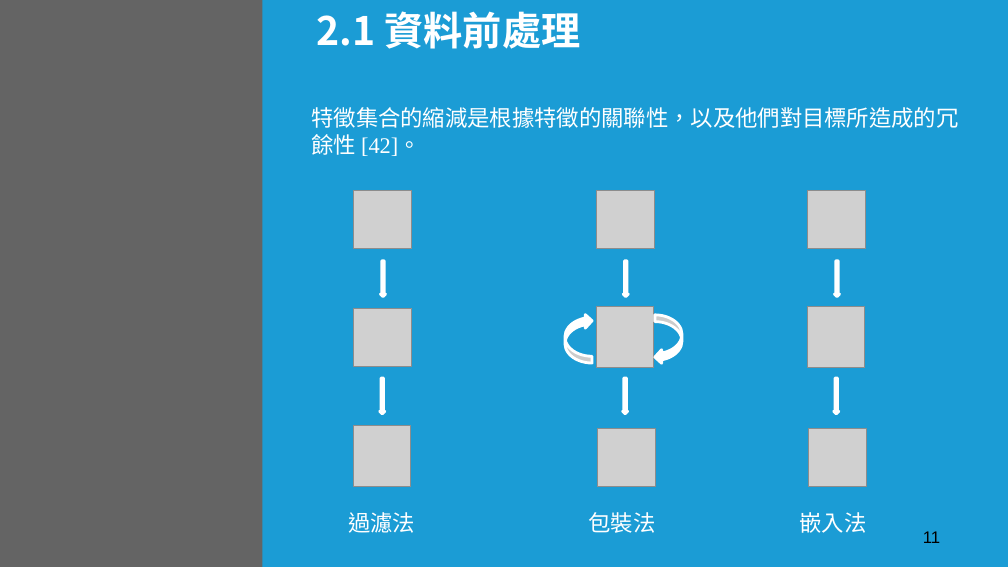
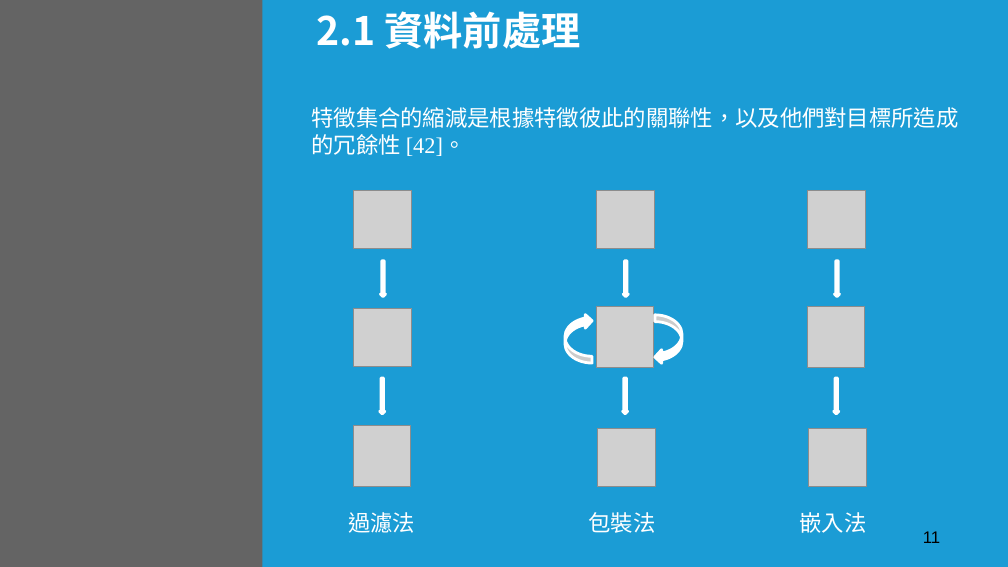
Before and after one commit to add11013/AI, a slide deck: slide 11 of Master Dissertation/碩士論文.pptx. Drawn at 1008x567 pixels with LibreOffice and Linux fonts; fonts in the diff are those of the drawing; grey boxes stand for pictures; background and template pictures are left out; a plain dark background stands for a picture behind light text. Boxes give left, top, right and bottom in pixels: in the first picture for what was removed or moved away, otherwise in the second. Text is boxed around its words. In the diff, an @@ line names an element or a change of style, - is before the commit and + after.

```diff
--- a/Master Dissertation/碩士論文.pptx
+++ b/Master Dissertation/碩士論文.pptx
@@ text at (311,107,958,156): text changed @@
-特徵集合的縮減是根據特徵的關聯性，以及他們對目標所造成的冗餘性 [42]。
+特徵集合的縮減是根據特徵彼此的關聯性，以及他們對目標所造成的冗餘性 [42]。
```
Also in this commit, not shown: 17 other slides changed, 29 slides added, 7 other files.
